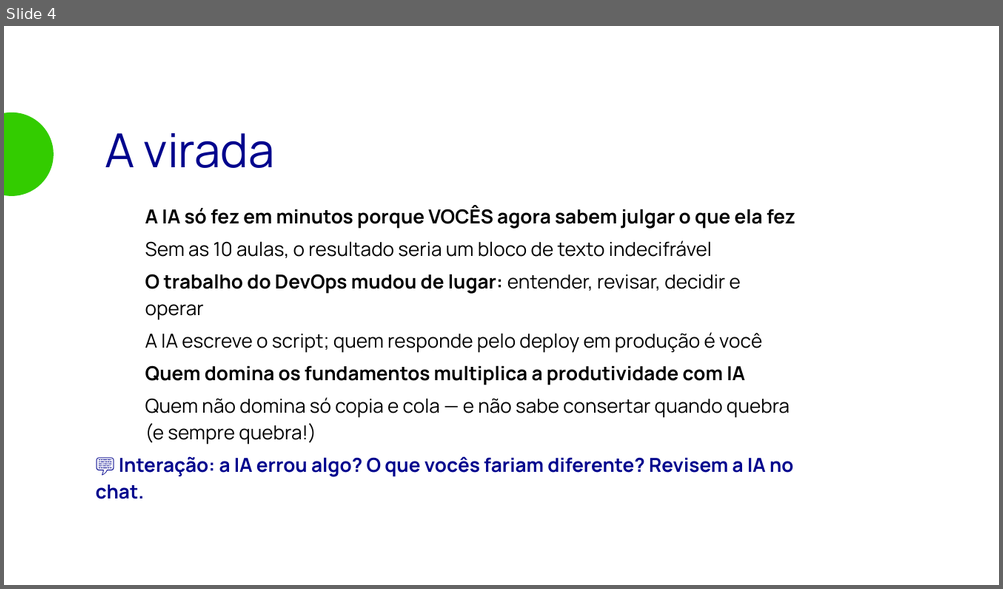
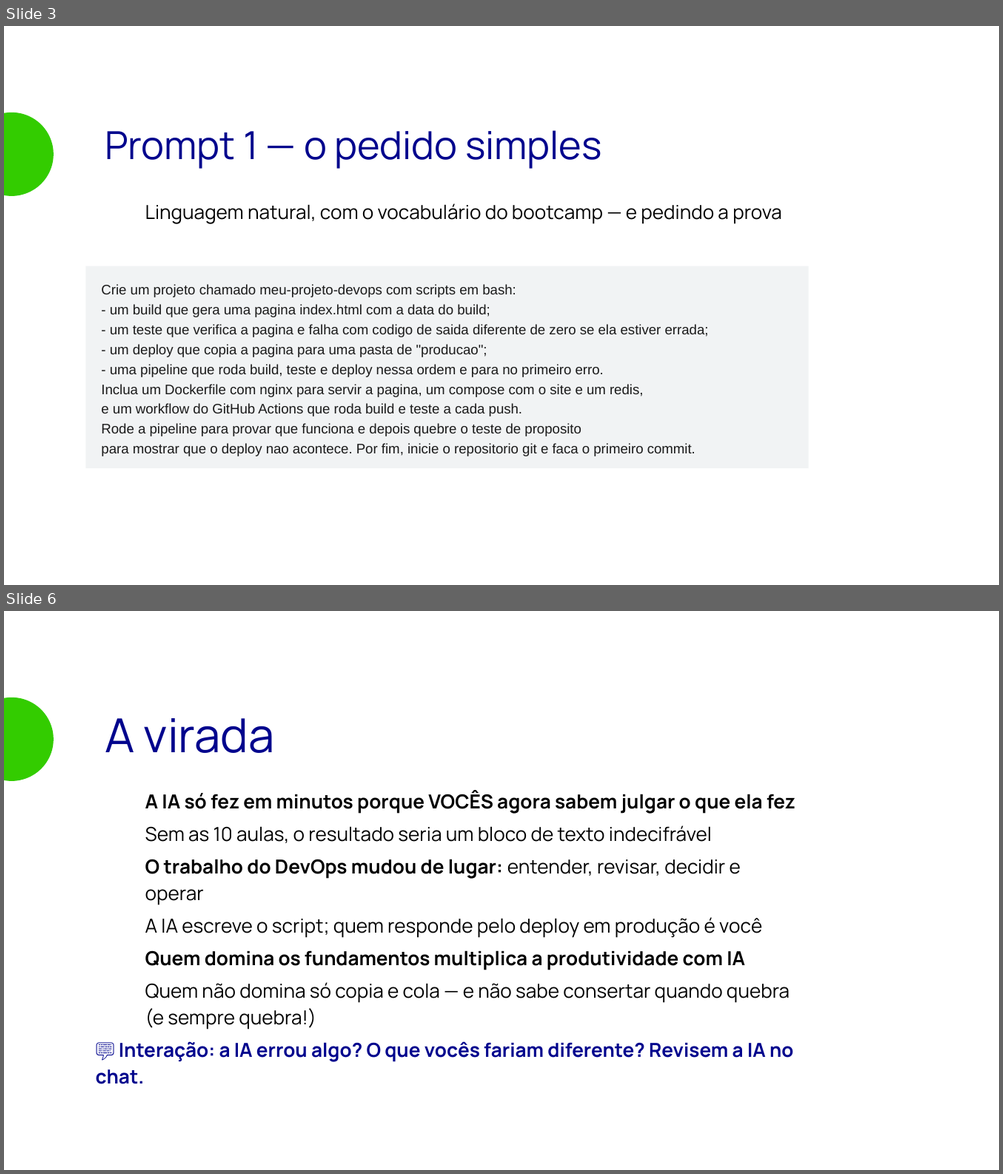
Before and after one commit to matera-vrn/bootcamp-devops-2026, a slide deck: aulas/aula-10-github-actions/aula-extra-ia/slides/aula-extra.odp. Shown one above the other, each under a label of ours: slide 4 before the commit, slides 3 and 6 after it; the slides between them are not shown. The pictures are 1003x589 and 1003x1174 pixels, drawn with LibreOffice and Linux fonts; fonts in the diff are those of the drawing; background and template pictures are left out. Boxes give left, top, right and bottom in pixels: in the first picture for what was removed or moved away, otherwise in the second. Text is boxed around its words. In the diff, an @@ line names an element or a change of style, - is before the commit and + after.

```diff
--- a/aulas/aula-10-github-actions/aula-extra-ia/slides/aula-extra.odp
+++ b/aulas/aula-10-github-actions/aula-extra-ia/slides/aula-extra.odp
@@ slide 3 added at bbox=[4, 26, 999, 585], background picture (left out) @@
@@ ellipse added at bbox=[4, 113, 54, 196], fill #33CC00 @@
@@ text added at bbox=[105, 130, 602, 169], 28 pt, text #00048D @@
+Prompt 1 — o pedido simples
@@ text added at bbox=[145, 204, 782, 224], 14 pt, text #000000 @@
+● Linguagem natural, com o vocabulário do bootcamp — e pedindo a prova
@@ rectangle added at bbox=[85, 266, 808, 469], fill #F1F3F4, 10 pt, text #1A1A1A @@
+Crie um projeto chamado meu-projeto-devops com scripts em bash:
+- um build que gera uma pagina index.html com a data do build;
+- um teste que verifica a pagina e falha com codigo de saida diferente de zero se ela estiver errada;
+- um deploy que copia a pagina para uma pasta de "producao";
+- uma pipeline que roda build, teste e deploy nessa ordem e para no primeiro erro.
+Inclua um Dockerfile com nginx para servir a pagina, um compose com o site e um redis,
+e um workflow do GitHub Actions que roda build e teste a cada push.
+Rode a pipeline para provar que funciona e depois quebre o teste de proposito
+para mostrar que o deploy nao acontece. Por fim, inicie o repositorio git e faca o primeiro commit.
@@ what was slide 4 is now slide 6 @@
```
Also in this commit, not shown: 3 slides changed, 1 other slide added, 13 other files.
